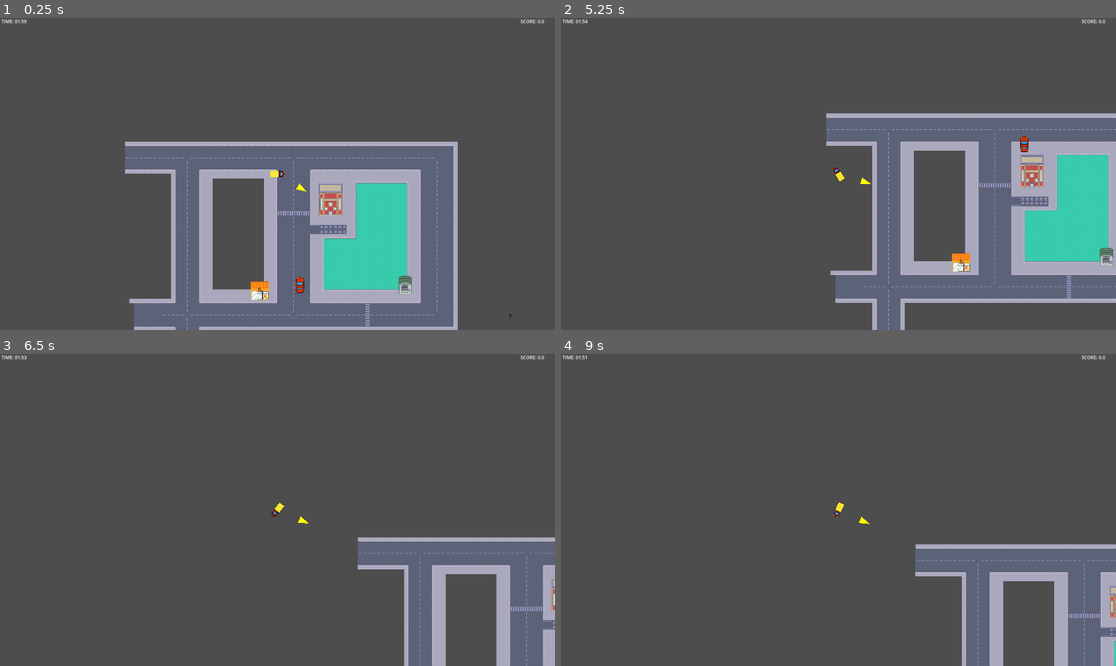
Above: before the commit, frames 1-4 (two rows, left to right).
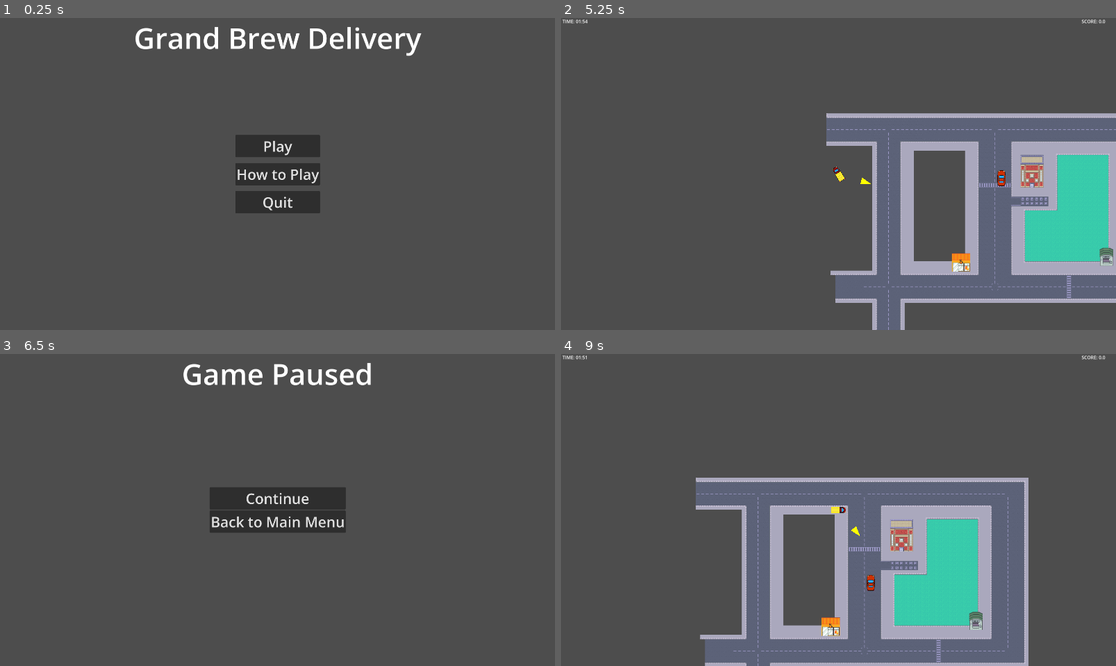
Above: after the commit, the same moments.

Repository: BastianTnd/grand-brew-delivery
Game: Godot game, scene res://Game/MainMenu/main_menu.tscn
Two runs of this game, one before a commit and one after it. Both use one fixed random seed, a clock stepped at 60 frames per second and the inputs below. Before the commit the project starts from res://Game/game.tscn.
Inputs (mouse positions are in pixels of both pictures, inside the frame that each line leads up to):
- Up to frame 1 (0.25 s): no input
- Up to frame 2 (5.25 s): click (838, 174) at 0.5 s, where only the run after the commit has a clickable "How to Play"; click (838, 317) at 1.25 s, where only the run after the commit has a clickable "Go back"; click (838, 145) at 2 s, where only the run after the commit has a clickable "Play"; tap Enter at 2.75 s; hold Right (ui_right) 2.78-3.53 s; tap Space at 3.5 s; hold Down (ui_down) 3.53-4.28 s; hold Right (ui_right) 4.28-5.03 s; hold Up (ui_up) from 5.03 s (still down)
- Up to frame 3 (6.5 s): release Up (ui_up) at 5.78 s; hold Left (ui_left) from 5.78 s (still down); tap Escape (ui_text_clear_carets_and_selection) at 6.4 s
- Up to frame 4 (9 s): release Left (ui_left) at 6.5 s; click (838, 522) at 6.5 s, where only the run after the commit has a clickable "Back to Main Menu"; click (838, 481) at 7.25 s, where only the run after the commit has a clickable "Play"; tap Enter at 8 s; hold Left (ui_left) 8.03-8.78 s; tap Space at 8.75 s; hold Down (ui_down) from 8.78 s (still down)

The runs differ from the first frame. In frame 1, 32% of the frame differs, in the area x 0-99%, y 0-100%; in frame 2, 0.1%; in frame 3, 14%; in frame 4, 33%, in the area x 24-100%, y 39-100%.

Commit message:
Game Menus: - Added Main Menu when starting game - Added How to Play Menu - Added Pause menu (buggy) - Gameplay Loop when changing Menus is buggy - All still WIP

Diff:
--- a/godot_project/Game/hud.tscn
+++ b/godot_project/Game/HUD/hud.tscn
@@ -1,6 +1,6 @@
 [gd_scene format=3 uid="uid://di2uirwf3eamg"]
 
-[ext_resource type="Script" uid="uid://bmrg6ie3ty0l6" path="res://Game/hud.gd" id="1_cinpd"]
+[ext_resource type="Script" uid="uid://bmrg6ie3ty0l6" path="res://Game/HUD/hud.gd" id="1_cinpd"]
 
 [node name="HUD" type="CanvasLayer" unique_id=2140511235]
 script = ExtResource("1_cinpd")
--- /dev/null
+++ b/godot_project/Game/HowToPlayMenu/how_to_play.gd
@@ -0,0 +1,5 @@
+extends Control
+
+
+func _on_go_back_pressed() -> void:
+	get_tree().change_scene_to_file("res://Game/MainMenu/main_menu.tscn")
--- /dev/null
+++ b/godot_project/Game/HowToPlayMenu/how_to_play.tscn
@@ -0,0 +1,37 @@
+[gd_scene format=3 uid="uid://dustlfk6nfbuq"]
+
+[ext_resource type="Script" uid="uid://buduagtol513p" path="res://Game/HowToPlayMenu/how_to_play.gd" id="1_2gk6m"]
+
+[node name="HowToPlay" type="Control" unique_id=622818383]
+layout_mode = 3
+anchors_preset = 15
+anchor_right = 1.0
+anchor_bottom = 1.0
+grow_horizontal = 2
+grow_vertical = 2
+script = ExtResource("1_2gk6m")
+
+[node name="MarginContainerButton" type="MarginContainer" parent="." unique_id=1739954162]
+layout_mode = 1
+anchors_preset = 7
+anchor_left = 0.5
+anchor_top = 1.0
+anchor_right = 0.5
+anchor_bottom = 1.0
+offset_left = -35.0
+offset_top = -40.0
+offset_right = 35.0
+grow_horizontal = 2
+grow_vertical = 0
+theme_override_constants/margin_bottom = 10
+
+[node name="VBoxContainer" type="VBoxContainer" parent="MarginContainerButton" unique_id=427480835]
+layout_mode = 2
+theme_override_constants/separation = 10
+
+[node name="GoBack" type="Button" parent="MarginContainerButton/VBoxContainer" unique_id=395769915]
+layout_mode = 2
+theme_override_font_sizes/font_size = 50
+text = "Go back"
+
+[connection signal="pressed" from="MarginContainerButton/VBoxContainer/GoBack" to="." method="_on_go_back_pressed"]
--- /dev/null
+++ b/godot_project/Game/MainMenu/main_menu.gd
@@ -0,0 +1,13 @@
+extends Control
+
+
+func _on_play_pressed() -> void:
+	get_tree().change_scene_to_file("res://Game/game.tscn")
+
+
+func _on_how_to_play_pressed() -> void:
+	get_tree().change_scene_to_file("res://Game/HowToPlayMenu/how_to_play.tscn")
+
+
+func _on_quit_pressed() -> void:
+	get_tree().quit()
--- /dev/null
+++ b/godot_project/Game/MainMenu/main_menu.tscn
@@ -0,0 +1,62 @@
+[gd_scene format=3 uid="uid://dgt0l04fc5n87"]
+
+[ext_resource type="Script" uid="uid://cr718xhxvb18p" path="res://Game/MainMenu/main_menu.gd" id="1_38cx4"]
+
+[node name="MainMenu" type="Control" unique_id=622818383]
+layout_mode = 3
+anchors_preset = 15
+anchor_right = 1.0
+anchor_bottom = 1.0
+grow_horizontal = 2
+grow_vertical = 2
+script = ExtResource("1_38cx4")
+
+[node name="MarginContainerTitle" type="MarginContainer" parent="." unique_id=2110013862]
+layout_mode = 1
+anchors_preset = 5
+anchor_left = 0.5
+anchor_right = 0.5
+grow_horizontal = 2
+
+[node name="Title" type="Label" parent="MarginContainerTitle" unique_id=1452438040]
+layout_mode = 2
+theme_override_font_sizes/font_size = 100
+text = "Grand Brew Delivery"
+
+[node name="MarginContainerButtons" type="MarginContainer" parent="." unique_id=1739954162]
+layout_mode = 1
+anchors_preset = 8
+anchor_left = 0.5
+anchor_top = 0.5
+anchor_right = 0.5
+anchor_bottom = 0.5
+offset_left = -146.5
+offset_top = -135.5
+offset_right = 146.5
+offset_bottom = 135.5
+grow_horizontal = 2
+grow_vertical = 2
+
+[node name="VBoxContainer" type="VBoxContainer" parent="MarginContainerButtons" unique_id=427480835]
+layout_mode = 2
+size_flags_horizontal = 4
+theme_override_constants/separation = 20
+
+[node name="Play" type="Button" parent="MarginContainerButtons/VBoxContainer" unique_id=1367522581]
+layout_mode = 2
+theme_override_font_sizes/font_size = 50
+text = "Play"
+
+[node name="HowToPlay" type="Button" parent="MarginContainerButtons/VBoxContainer" unique_id=2014154106]
+layout_mode = 2
+theme_override_font_sizes/font_size = 50
+text = "How to Play"
+
+[node name="Quit" type="Button" parent="MarginContainerButtons/VBoxContainer" unique_id=652781529]
+layout_mode = 2
+theme_override_font_sizes/font_size = 50
+text = "Quit"
+
+[connection signal="pressed" from="MarginContainerButtons/VBoxContainer/Play" to="." method="_on_play_pressed"]
+[connection signal="pressed" from="MarginContainerButtons/VBoxContainer/HowToPlay" to="." method="_on_how_to_play_pressed"]
+[connection signal="pressed" from="MarginContainerButtons/VBoxContainer/Quit" to="." method="_on_quit_pressed"]
--- /dev/null
+++ b/godot_project/Game/PauseMenu/pause_menu.gd
@@ -0,0 +1,9 @@
+extends Control
+
+
+func _on_continue_pressed() -> void:
+	get_tree().change_scene_to_file("res://Game/game.tscn")
+
+
+func _on_back_to_main_menu_pressed() -> void:
+	get_tree().change_scene_to_file("res://Game/MainMenu/main_menu.tscn")
--- /dev/null
+++ b/godot_project/Game/PauseMenu/pause_menu.tscn
@@ -0,0 +1,57 @@
+[gd_scene format=3 uid="uid://3ytut68up61r"]
+
+[ext_resource type="Script" uid="uid://bva8ikxkeh46l" path="res://Game/PauseMenu/pause_menu.gd" id="1_ywais"]
+
+[node name="PauseMenu" type="Control" unique_id=1780954204]
+layout_mode = 3
+anchors_preset = 15
+anchor_right = 1.0
+anchor_bottom = 1.0
+grow_horizontal = 2
+grow_vertical = 2
+script = ExtResource("1_ywais")
+
+[node name="MarginContainerTitle" type="MarginContainer" parent="." unique_id=1750627411]
+layout_mode = 1
+anchors_preset = 5
+anchor_left = 0.5
+anchor_right = 0.5
+offset_left = -53.0
+offset_right = 53.0
+offset_bottom = 40.0
+grow_horizontal = 2
+
+[node name="Title" type="Label" parent="MarginContainerTitle" unique_id=1508725162]
+layout_mode = 2
+theme_override_font_sizes/font_size = 100
+text = "Game Paused"
+
+[node name="MarginContainerButtons" type="MarginContainer" parent="." unique_id=698667047]
+layout_mode = 1
+anchors_preset = 8
+anchor_left = 0.5
+anchor_top = 0.5
+anchor_right = 0.5
+anchor_bottom = 0.5
+offset_left = -20.0
+offset_top = -20.0
+offset_right = 20.0
+offset_bottom = 20.0
+grow_horizontal = 2
+grow_vertical = 2
+
+[node name="VBoxContainer" type="VBoxContainer" parent="MarginContainerButtons" unique_id=741858529]
+layout_mode = 2
+
+[node name="Continue" type="Button" parent="MarginContainerButtons/VBoxContainer" unique_id=888462840]
+layout_mode = 2
+theme_override_font_sizes/font_size = 50
+text = "Continue"
+
+[node name="BackToMainMenu" type="Button" parent="MarginContainerButtons/VBoxContainer" unique_id=1542800415]
+layout_mode = 2
+theme_override_font_sizes/font_size = 50
+text = "Back to Main Menu"
+
+[connection signal="pressed" from="MarginContainerButtons/VBoxContainer/Continue" to="." method="_on_continue_pressed"]
+[connection signal="pressed" from="MarginContainerButtons/VBoxContainer/BackToMainMenu" to="." method="_on_back_to_main_menu_pressed"]
--- a/godot_project/Game/game.tscn
+++ b/godot_project/Game/game.tscn
@@ -6,7 +6,7 @@
 [ext_resource type="PackedScene" uid="uid://bfkkj6ddnv3qi" path="res://Bar/bar.tscn" id="4_jcm6v"]
 [ext_resource type="PackedScene" uid="uid://dx3y7jt5plp2d" path="res://BrewingStation/brewing_station.tscn" id="5_fwxkx"]
 [ext_resource type="PackedScene" uid="uid://58m1ibhbsjtt" path="res://NPCs/CarNPCs/car_routine.tscn" id="5_qmv3x"]
-[ext_resource type="PackedScene" uid="uid://di2uirwf3eamg" path="res://Game/hud.tscn" id="7_oomkl"]
+[ext_resource type="PackedScene" uid="uid://di2uirwf3eamg" path="res://Game/HUD/hud.tscn" id="7_oomkl"]
 
 [node name="Game" type="Node2D" unique_id=916570660]
 script = ExtResource("1_oomkl")
--- a/godot_project/Game/game_manager.gd
+++ b/godot_project/Game/game_manager.gd
@@ -7,6 +7,11 @@
 	if ScoreManager:
 		ScoreManager.delivery_completed.connect(spawn_items)
 
+func _input(_event: InputEvent) -> void:
+	# Open Pause Menu using esc
+	if Input.is_action_just_pressed("ui_text_clear_carets_and_selection"):
+		get_tree().change_scene_to_file("res://Game/PauseMenu/pause_menu.tscn")
+
 func spawn_items():
 	var types = [Collectible.collectible_type.MALT, Collectible.collectible_type.HOPS, Collectible.collectible_type.YEAST]
 	for t in types:
--- a/godot_project/project.godot
+++ b/godot_project/project.godot
@@ -11,7 +11,7 @@
 [application]
 
 config/name="Grand Brew Delivery"
-run/main_scene="uid://ttbx6s2tnmnb"
+run/main_scene="uid://dgt0l04fc5n87"
 config/features=PackedStringArray("4.6", "GL Compatibility")
 config/icon="res://icon.svg"
 
Renamed: godot_project/Game/hud.gd -> godot_project/Game/HUD/hud.gd
Renamed: godot_project/Game/hud.gd.uid -> godot_project/Game/HUD/hud.gd.uid
Not shown, added: godot_project/Game/HowToPlayMenu/how_to_play.gd.uid
Not shown, added: godot_project/Game/MainMenu/main_menu.gd.uid
Not shown, added: godot_project/Game/PauseMenu/pause_menu.gd.uid
